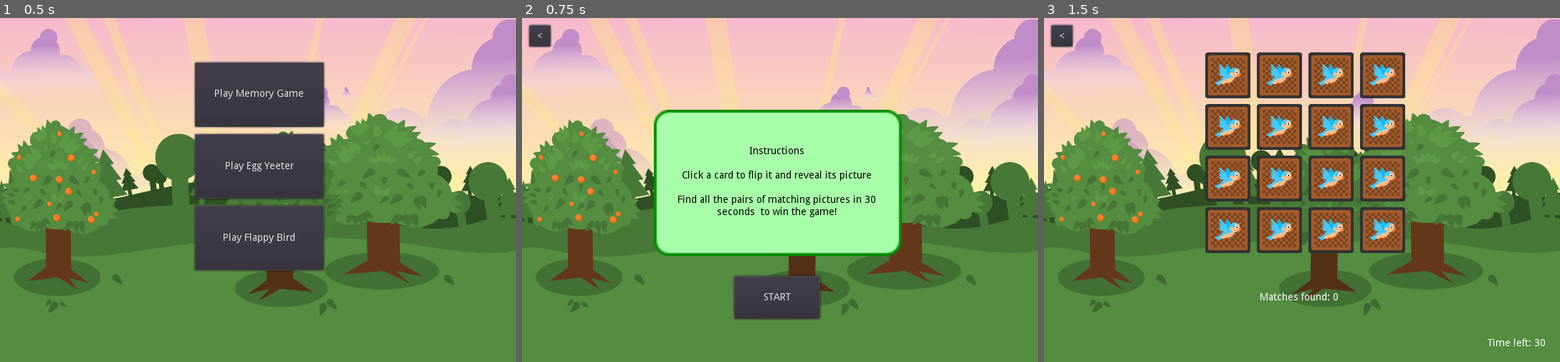
Above: before the commit, frames 1-3 (left to right).
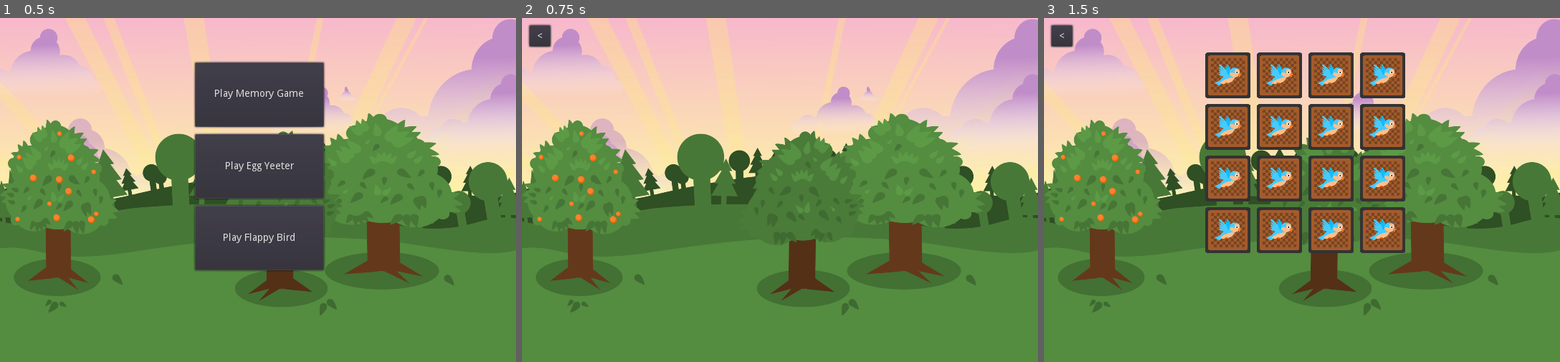
Above: after the commit, the same moments.

Repository: benfernandes/gamejam-august-2020
Game: Godot game, scene res://Main.tscn
The game is run twice, just before and just after one commit, with the same random seed, the same clock (stepped at 60 frames per second) and the same inputs.
Inputs:
- Up to frame 1 (0.5 s): no input
- Up to frame 2 (0.75 s): click "Play Memory Game" at 0.5 s
- Up to frame 3 (1.5 s): click "START" at 1.25 s

Frame 1 is identical in both runs. In frame 2, 22% of the frame differs, in the area x 25-74%, y 26-88%; in frame 3, 0.2%.

Commit message:
Changed where we create game instances in the Main scene

Diff:
--- a/Main.gd
+++ b/Main.gd
@@ -6,17 +6,13 @@
 var egg_yeeter_game_instance
 var flappy_bird
 var flappy_bird_instance
+var difficulty = "easy"
 
 func _ready():
 	memory_game = preload("res://memory/MemoryGameMain.tscn")
-	memory_game_instance = memory_game.instance()
-
 	flappy_bird = preload("res://flappy-bird/FlappyBirdMain.tscn")
-	flappy_bird_instance = flappy_bird.instance()
-
 	egg_yeeter_game = preload("res://yeeter/yeeter.tscn")
-	egg_yeeter_game_instance = egg_yeeter_game.instance()
-	# instantiate other minigames
+	# preload other minigames
 
 func _hide_main_screen():
 	$MemoryGameButton.hide()
@@ -28,20 +24,20 @@
 	$MemoryGameButton.show()
 	$EggYeeterButton.show()
 	$FlappyBirdButton.show()
-	memory_game_instance = memory_game.instance()
-	egg_yeeter_game_instance = egg_yeeter_game.instance()
-	flappy_bird_instance = flappy_bird.instance()
-	# add the other buttons to show here and reinstantiate the game
+	# add the other buttons to show here
 
 func _on_MemoryGameButton_pressed():
+	memory_game_instance = memory_game.instance()
 	_hide_main_screen()
 	add_child(memory_game_instance)
 
 func _on_EggYeeterButton_pressed():
+	egg_yeeter_game_instance = egg_yeeter_game.instance()
 	_hide_main_screen()
 	add_child(egg_yeeter_game_instance)
 
 func _on_FlappyBirdButton_pressed():
+	flappy_bird_instance = flappy_bird.instance()
 	_hide_main_screen()
 	add_child(flappy_bird_instance)
 
